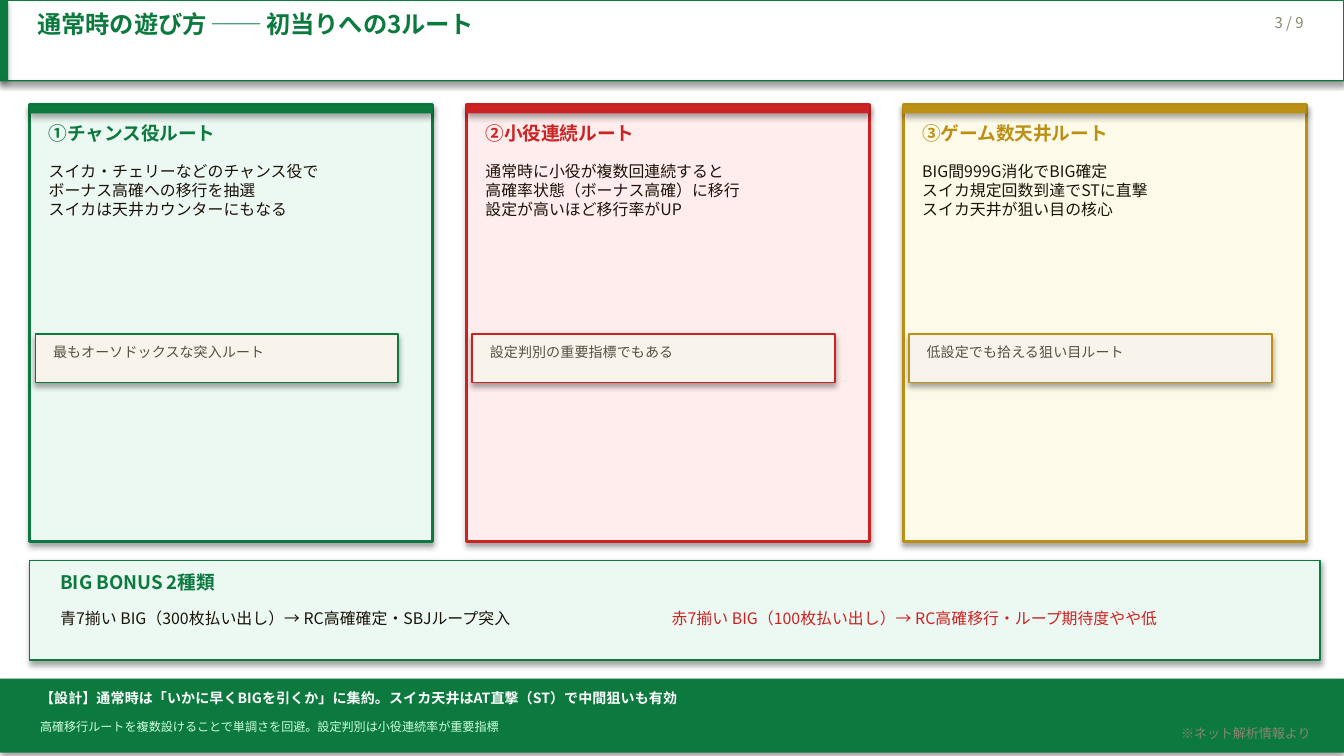
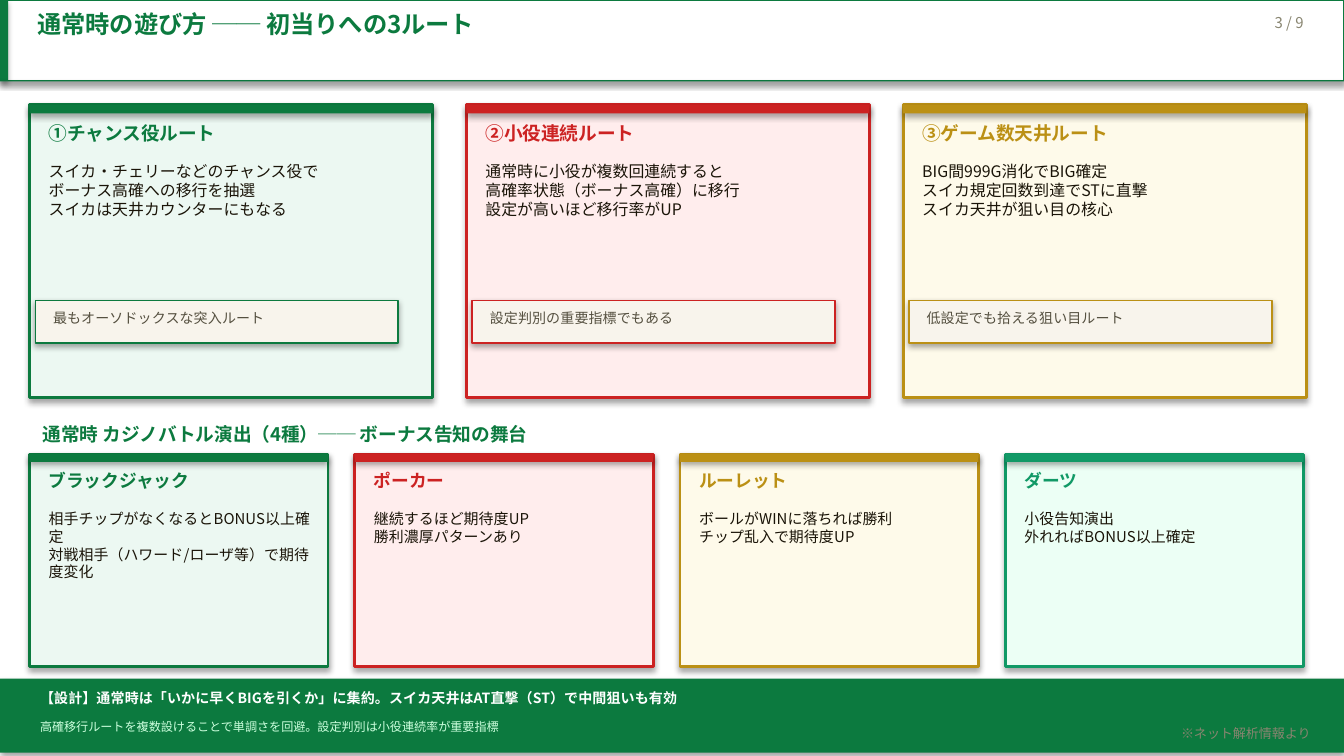
Before and after one commit to hkadoya-eng/slocri, a slide deck: slide 3 of proposals/機種分析/スーパーブラックジャック/blackjack_guide_v2.pptx. Drawn at 1344x756 pixels with LibreOffice and Linux fonts; fonts in the diff are those of the drawing; background and template pictures are left out. Boxes give left, top, right and bottom in pixels: in the first picture for what was removed or moved away, otherwise in the second. Text is boxed around its words. In the diff, an @@ line names an element or a change of style, - is before the commit and + after.

```diff
--- a/proposals/機種分析/スーパーブラックジャック/blackjack_guide_v2.pptx
+++ b/proposals/機種分析/スーパーブラックジャック/blackjack_guide_v2.pptx
@@ rectangle: place and size @@
-rectangle at box(30, 105, 433, 542)
+rectangle at box(30, 105, 433, 398)
@@ rectangle: place and size @@
-rectangle at box(466, 105, 870, 542)
+rectangle at box(466, 105, 870, 398)
@@ rectangle: place and size @@
-rectangle at box(903, 105, 1306, 542)
+rectangle at box(903, 105, 1306, 398)
@@ rectangle: place and size @@
-rectangle at box(35, 335, 398, 383)
+rectangle at box(35, 300, 398, 343)
@@ text "最もオーソドックスな突入ルート": place and size @@
-text "最もオーソドックスな突入ルート" at box(53, 345, 264, 358)
+text "最もオーソドックスな突入ルート" at box(53, 311, 264, 324)
@@ rectangle: place and size @@
-rectangle at box(472, 335, 835, 383)
+rectangle at box(472, 300, 835, 343)
@@ text "設定判別の重要指標でもある": place and size @@
-text "設定判別の重要指標でもある" at box(490, 345, 673, 358)
+text "設定判別の重要指標でもある" at box(490, 311, 673, 324)
@@ rectangle: place and size @@
-rectangle at box(909, 335, 1271, 383)
+rectangle at box(909, 300, 1271, 343)
@@ text "低設定でも拾える狙い目ルート": place and size @@
-text "低設定でも拾える狙い目ルート" at box(927, 345, 1124, 358)
+text "低設定でも拾える狙い目ルート" at box(927, 311, 1124, 324)
@@ text added at box(43, 425, 528, 443), 10 pt, text #0C7A3F, bold @@
+通常時 カジノバトル演出（4種）── ボーナス告知の舞台
@@ rectangle added at box(30, 454, 328, 667), fill #ECF8F2, outline #0C7A3F 1.5 pt @@
@@ rectangle added at box(30, 454, 328, 462), fill #0C7A3F @@
@@ text added at box(49, 471, 190, 489), 9.5 pt, text #0C7A3F, bold @@
+ブラックジャック
@@ rectangle added at box(355, 454, 653, 667), fill #FFEDED, outline #CC2222 1.5 pt @@
@@ rectangle added at box(355, 454, 653, 462), fill #CC2222 @@
@@ text added at box(374, 471, 445, 488), 9.5 pt, text #CC2222, bold @@
+ポーカー
@@ rectangle added at box(680, 454, 978, 667), fill #FEFAEA, outline #BB9015 1.5 pt @@
@@ rectangle added at box(680, 454, 978, 462), fill #BB9015 @@
@@ text added at box(699, 473, 787, 489), 9.5 pt, text #BB9015, bold @@
+ルーレット
@@ rectangle added at box(1005, 454, 1304, 667), fill #ECFFF5, outline #119966 1.5 pt @@
@@ rectangle added at box(1005, 454, 1304, 462), fill #119966 @@
@@ text added at box(1024, 471, 1077, 489), 9.5 pt, text #119966, bold @@
+ダーツ
@@ text added at box(49, 511, 310, 578), 8 pt, text #1A1408 @@
+相手チップがなくなるとBONUS以上確定
+対戦相手（ハワード/ローザ等）で期待度変化
@@ text added at box(374, 511, 529, 544), 8 pt, text #1A1408 @@
+継続するほど期待度UP
+勝利濃厚パターンあり
@@ text added at box(699, 511, 892, 543), 8 pt, text #1A1408 @@
+ボールがWINに落ちれば勝利
+チップ乱入で期待度UP
@@ text added at box(1024, 511, 1195, 544), 8 pt, text #1A1408 @@
+小役告知演出
+外れればBONUS以上確定
@@ rectangle removed at box(30, 560, 1320, 660) @@
@@ text removed at box(60, 573, 215, 591) @@
-BIG BONUS 2種類
@@ text removed at box(60, 610, 510, 626) @@
-青7揃い BIG（300枚払い出し）→ RC高確確定・SBJループ突入
@@ text removed at box(672, 610, 1157, 626) @@
-赤7揃い BIG（100枚払い出し）→ RC高確移行・ループ期待度やや低
```
Also in this commit, not shown: 1 other slide changed, 1 other file.
